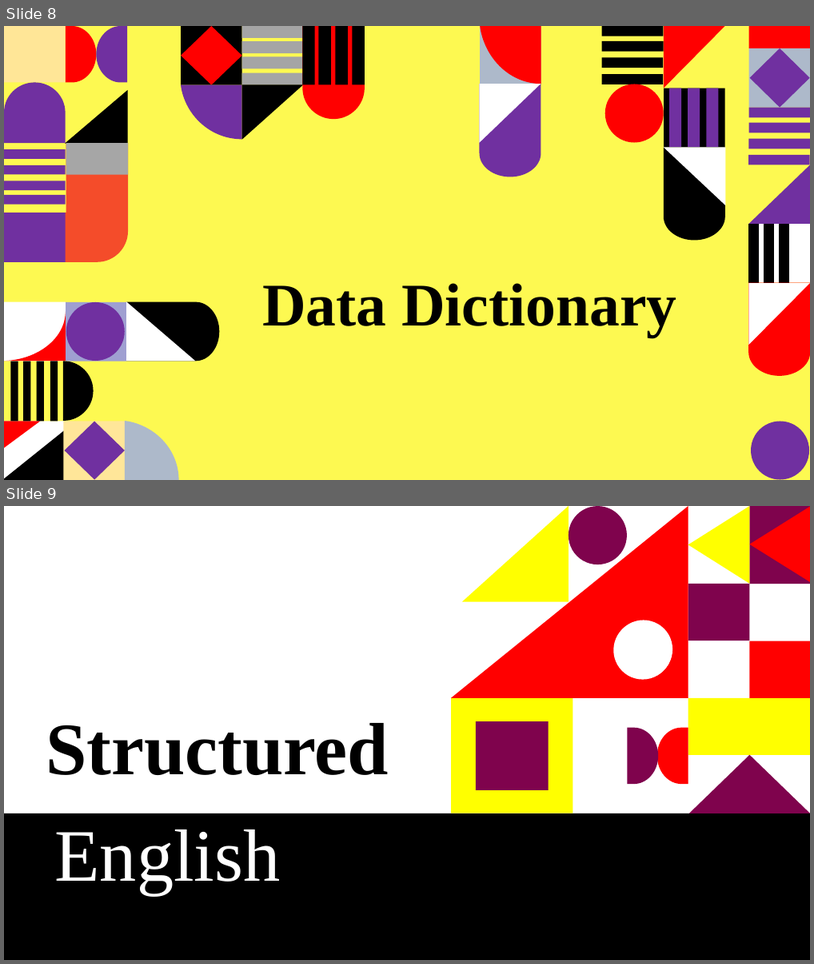
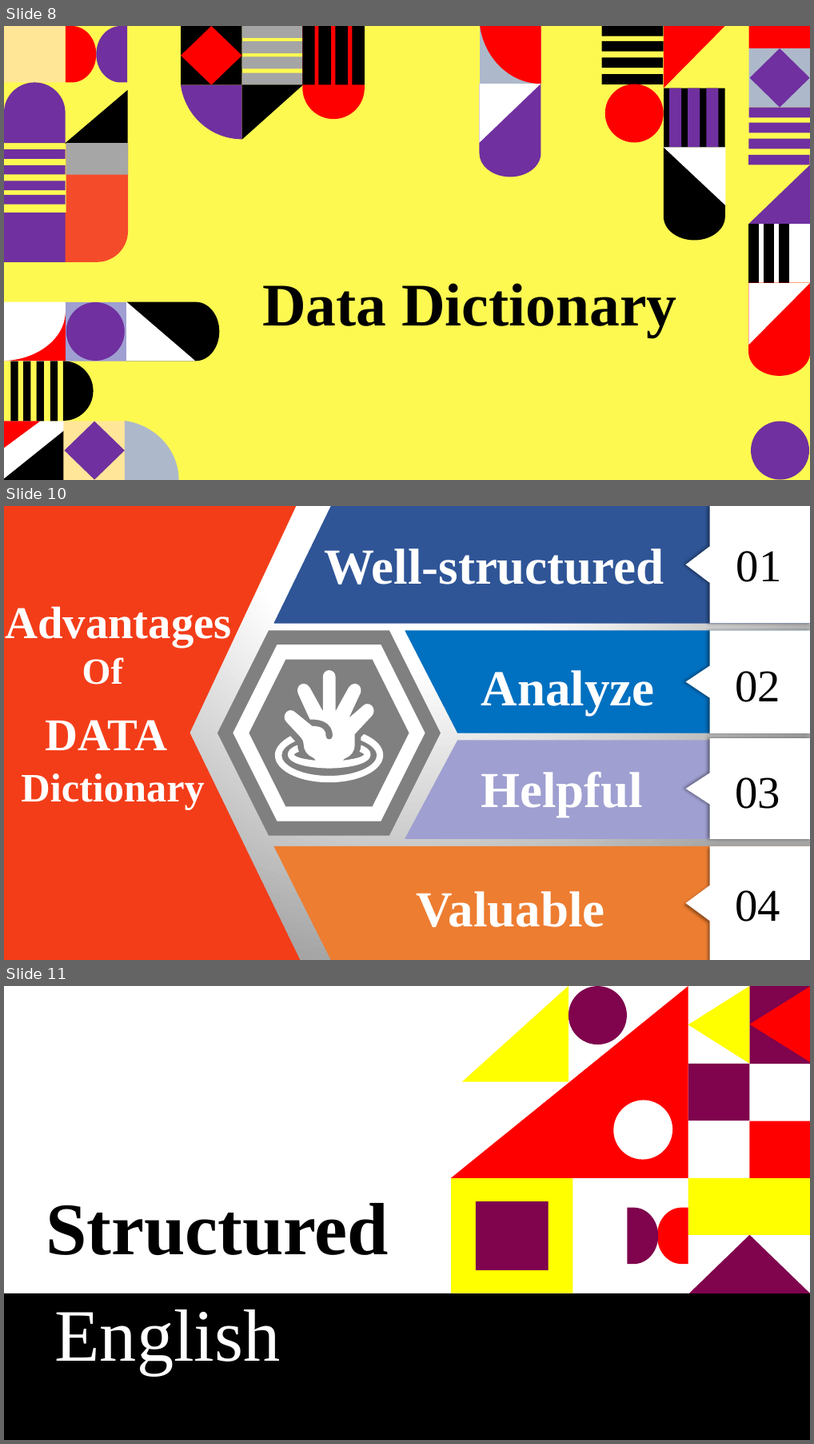
Before and after one commit to tamanghawana0815/SAD-ppt, a slide deck: Presentation.pptx. Shown one above the other, each under a label of ours: slides 8 and 9 before the commit, slides 8, 10 and 11 after it; the slides between them are not shown. The pictures are 814x964 and 814x1444 pixels, drawn with LibreOffice and Linux fonts; fonts in the diff are those of the drawing. Boxes give left, top, right and bottom in pixels: in the first picture for what was removed or moved away, otherwise in the second. Text is boxed around its words. In the diff, an @@ line names an element or a change of style, - is before the commit and + after.

```diff
--- a/Presentation.pptx
+++ b/Presentation.pptx
@@ slide 10 added at bbox=[4, 506, 810, 960], background gradient #FFFFFF to #A5A5A5 @@
@@ group added at bbox=[274, 506, 810, 624]: 2 freeform shapes, 2 texts @@
+01
+Well-structured
@@ group added at bbox=[405, 630, 810, 733]: 2 freeform shapes, 2 texts @@
+02
+Analyze
@@ group added at bbox=[218, 630, 441, 835]: 3 hexagons, 2 freeform shapes @@
@@ group added at bbox=[4, 506, 301, 960]: 4 texts, 1 freeform shape @@
+Advantages
+Of
+DATA
+Dictionary
@@ group added at bbox=[405, 738, 810, 839]: 2 freeform shapes, 2 texts @@
+03
+Helpful
@@ group added at bbox=[274, 846, 810, 960]: 2 freeform shapes, 2 texts @@
+04
+Valuable
@@ what was slide 9 is now slide 11 @@
```
Also in this commit, not shown: 1 slide changed, 1 other slide added.
